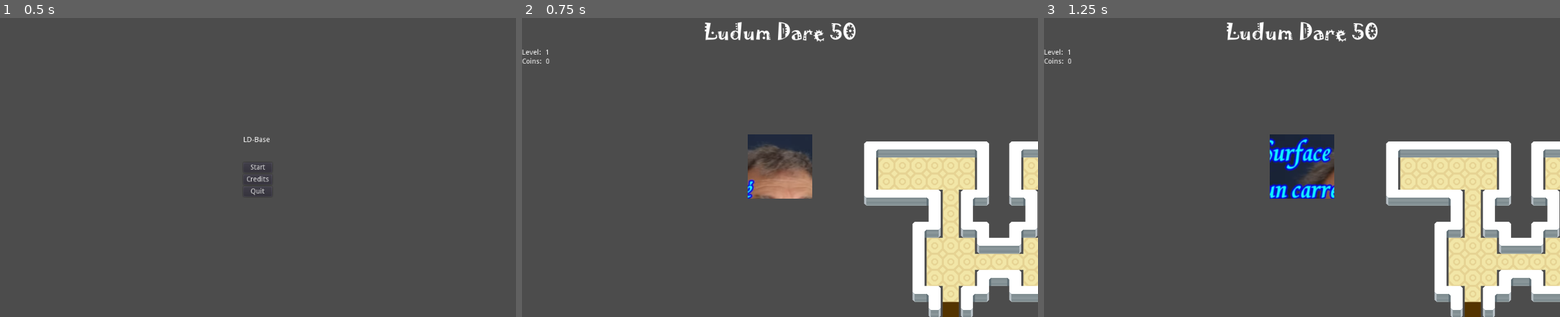
Above: before the commit, frames 1-3 (left to right).
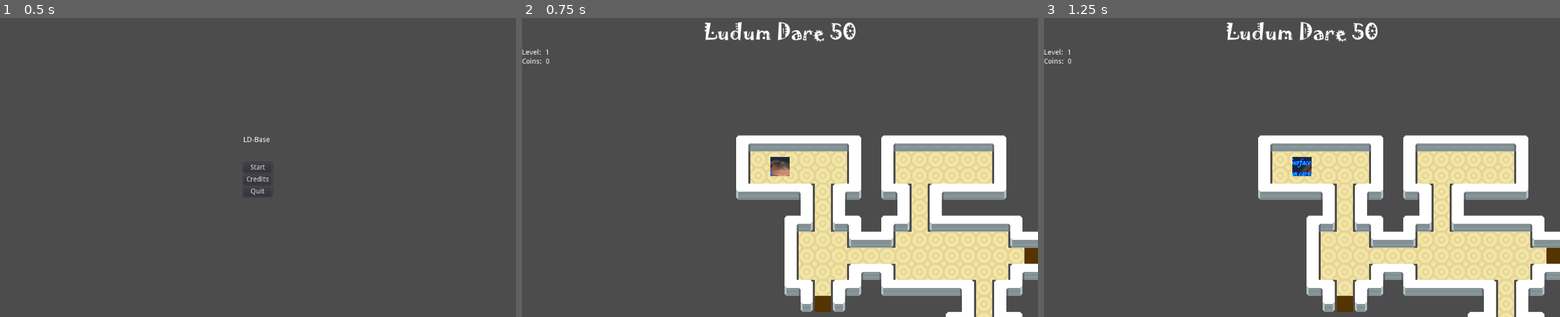
Above: after the commit, the same moments.

Repository: pop123123123/LD-54
Game: Godot game, scene res://src/SceneManager/SceneManager.tscn
Two runs of this game, one before a commit and one after it. Both use one fixed random seed, a clock stepped at 60 frames per second and the inputs below.
Inputs:
- Up to frame 1 (0.5 s): no input
- Up to frame 2 (0.75 s): click "Start" at 0.5 s
- Up to frame 3 (1.25 s): no input

Frame 1 is identical in both runs. In frame 2, 23% of the frame differs, in the area x 41-100%, y 38-100%; in frame 3, 23%.

Commit message:
update player

Diff:
--- a/assets/sprites/tileset.tres
+++ b/assets/sprites/tileset.tres
@@ -3,7 +3,7 @@
 [ext_resource path="res://assets/sprites/tileset.png" type="Texture" id=1]
 
 [sub_resource type="ConvexPolygonShape2D" id=1]
-points = PoolVector2Array( 0, 0, 32, 0, 32, 32, 0, 32 )
+points = PoolVector2Array( 0, 0, 384, 0, 384, 128, 0, 128 )
 
 [sub_resource type="ConvexPolygonShape2D" id=2]
 points = PoolVector2Array( 0, 0, 32, 0, 32, 32, 0, 32 )
--- a/src/Map/Map.tscn
+++ b/src/Map/Map.tscn
@@ -5,13 +5,14 @@
 
 [node name="Map" type="Node2D"]
 
-[node name="Player" parent="." instance=ExtResource( 2 )]
-position = Vector2( -3, -270 )
-z_index = 1
-
 [node name="TileMap" type="TileMap" parent="."]
 tile_set = ExtResource( 3 )
 cell_size = Vector2( 32, 32 )
 bake_navigation = true
 format = 1
 tile_data = PoolIntArray( -655355, 0, 1, -655354, 0, 196610, -655353, 0, 196610, -655352, 0, 196610, -655351, 0, 196610 …(4840 unchanged characters)…
+
+[node name="Player" parent="TileMap" instance=ExtResource( 2 )]
+position = Vector2( 251, -258 )
+scale = Vector2( 0.3, 0.3 )
+z_index = 1
--- a/src/Player/Player.gd
+++ b/src/Player/Player.gd
@@ -1,6 +1,6 @@
 extends Node2D
 
-onready var map = get_parent().get_node("TileMap")
+onready var map = get_parent()
 onready var game = map.get_parent()
 
 
--- a/src/Player/Player.tscn
+++ b/src/Player/Player.tscn
@@ -27,7 +27,7 @@
 } ]
 
 [sub_resource type="RectangleShape2D" id=1]
-extents = Vector2( 0, 0 )
+extents = Vector2( 50, 50 )
 
 [node name="Player" type="Node2D"]
 script = ExtResource( 2 )
@@ -40,7 +40,6 @@
 playing = true
 
 [node name="CollisionShape2D" type="CollisionShape2D" parent="RigidBody2D"]
-position = Vector2( 3, -6 )
 shape = SubResource( 1 )
 
 [node name="Camera2D" type="Camera2D" parent="RigidBody2D"]
